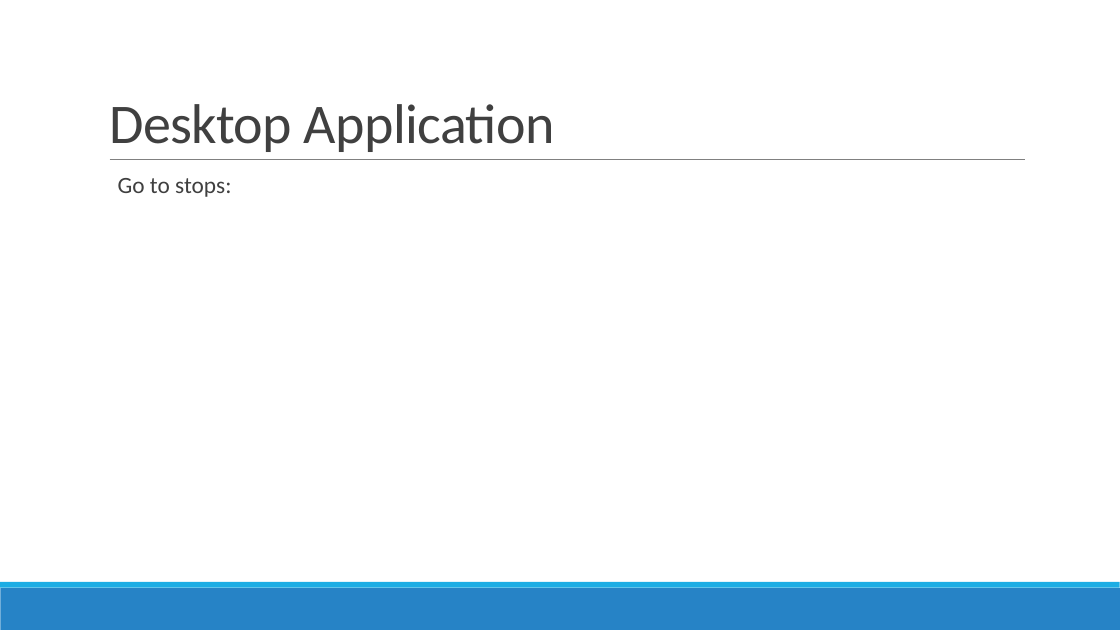
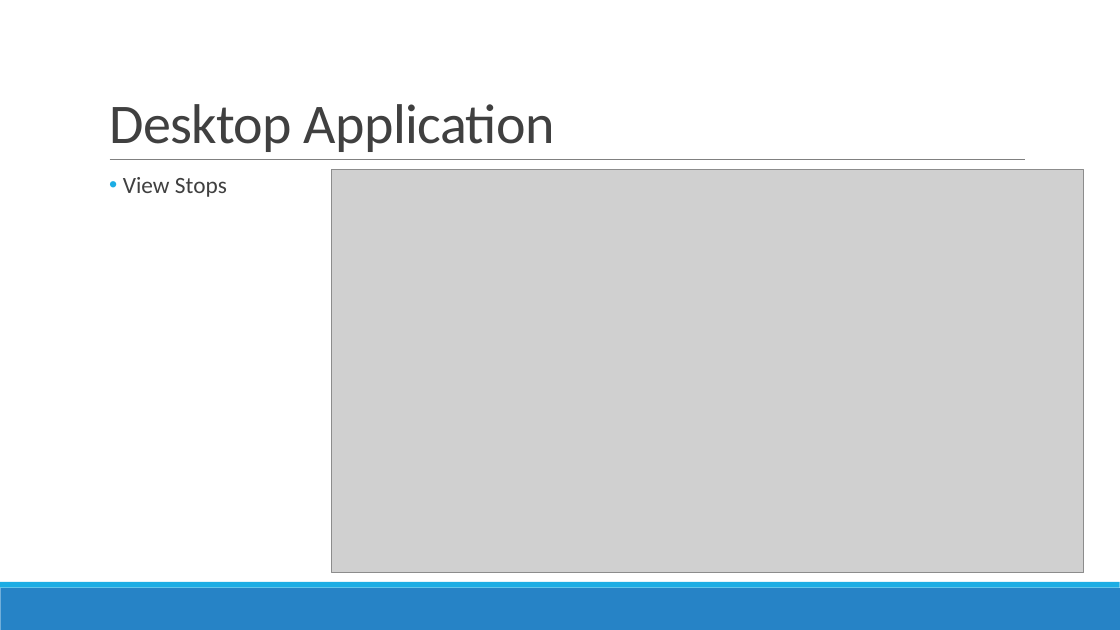
Before and after one commit to GoelBiju/Travel-Management-System, a slide deck: slide 16 of Documents/Presentation/PRCS252E - Presentation.pptx (slide 23 before the commit). Drawn at 1120x630 pixels with LibreOffice and Linux fonts; fonts in the diff are those of the drawing; grey boxes stand for pictures. Boxes give left, top, right and bottom in pixels: in the first picture for what was removed or moved away, otherwise in the second. Text is boxed around its words. In the diff, an @@ line names an element or a change of style, - is before the commit and + after.

Commit message:
Added screenshots to presentation

```diff
--- a/Documents/Presentation/PRCS252E - Presentation.pptx
+++ b/Documents/Presentation/PRCS252E - Presentation.pptx
@@ text at box(123, 177, 227, 197): text changed @@
-  Go to stops:
+• View Stops
@@ picture added at box(332, 170, 1084, 573) @@
```
Also in this commit, not shown: 11 other slides changed, 8 slides removed.
